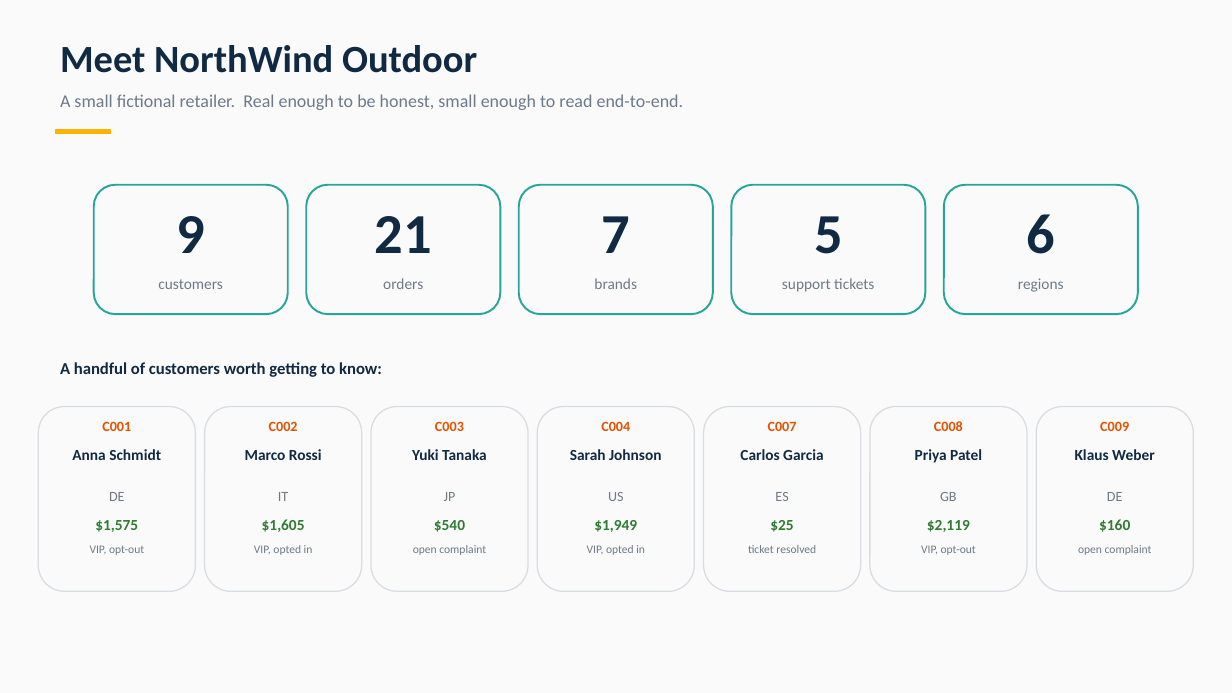
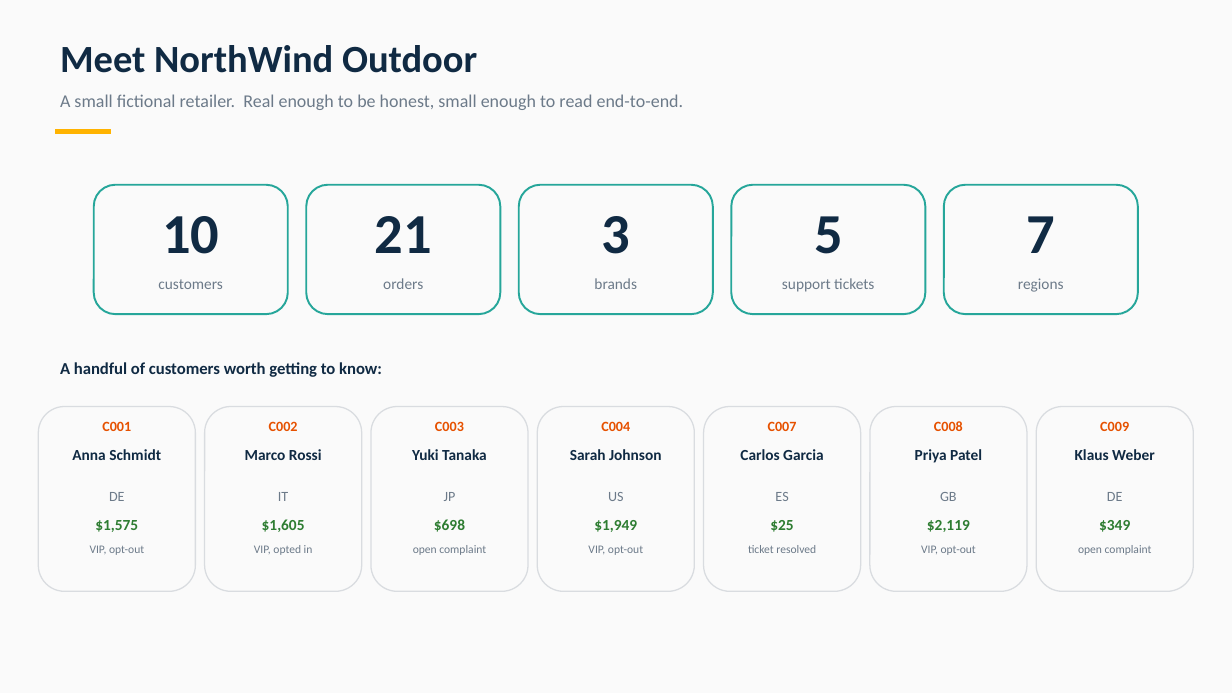
Before and after one commit to altermemoir/ontology-stack-demo, a slide deck: slide 5 of Why Enterprises Still Need an Ontology.pptx. Drawn at 1232x693 pixels with LibreOffice and Linux fonts; fonts in the diff are those of the drawing. Boxes give left, top, right and bottom in pixels: in the first picture for what was removed or moved away, otherwise in the second. Text is boxed around its words. In the diff, an @@ line names an element or a change of style, - is before the commit and + after.

```diff
--- a/Why Enterprises Still Need an Ontology.pptx
+++ b/Why Enterprises Still Need an Ontology.pptx
@@ text at (x1=162, y1=216, x2=219, y2=254): text changed @@
-9
+10
@@ text at (x1=602, y1=216, x2=631, y2=254): text changed @@
-7
+3
@@ text at (x1=1027, y1=216, x2=1056, y2=253): text changed @@
-6
+7
@@ text at (x1=434, y1=519, x2=465, y2=532): text changed @@
-$540
+$698
@@ text at (x1=1099, y1=520, x2=1130, y2=532): text changed @@
-$160
+$349
@@ text at (x1=588, y1=545, x2=643, y2=555): text changed @@
-VIP, opted in
+VIP, opt-out
```
Also in this commit, not shown: 4 other slides changed, 6 other files.
